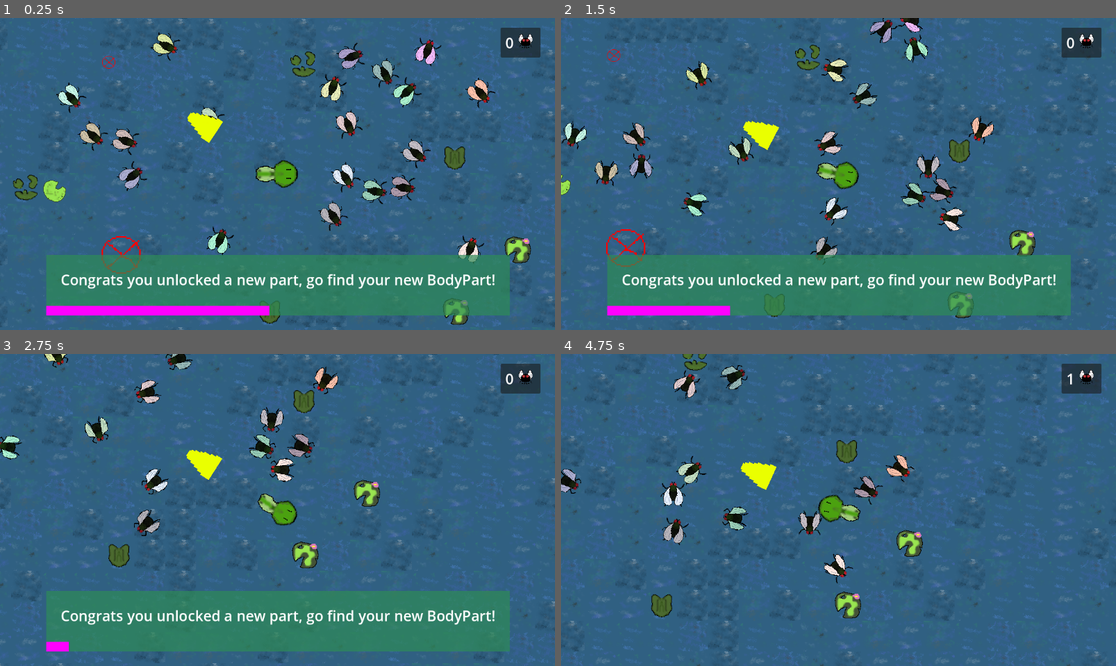
Above: before the commit, frames 1-4 (two rows, left to right).
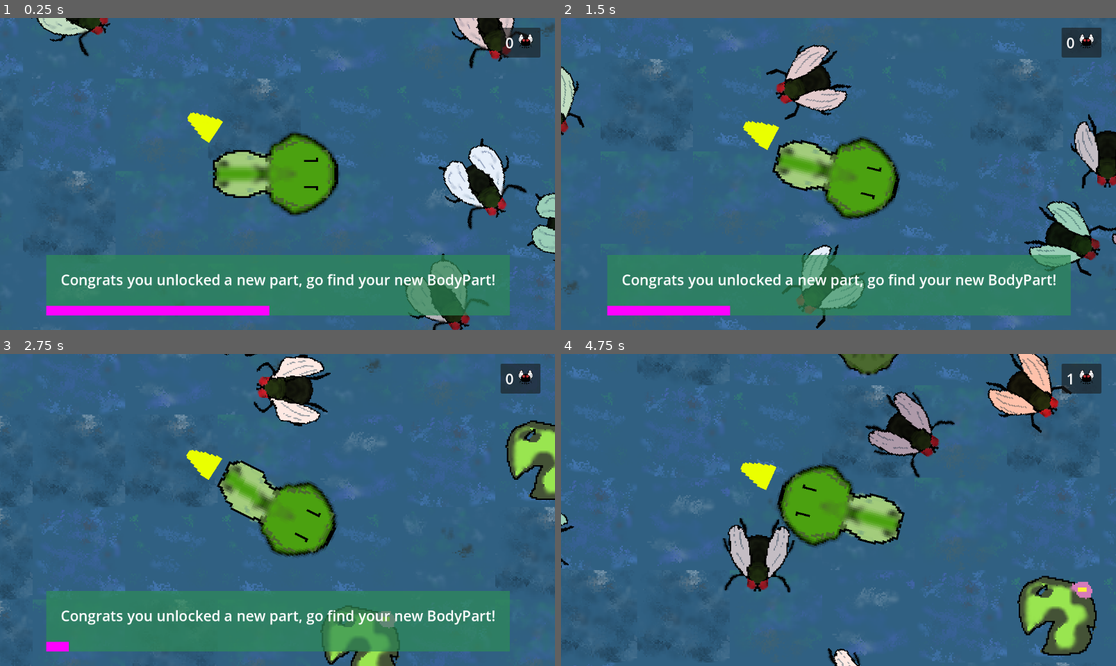
Above: after the commit, the same moments.

Repository: ibricchi/kikkerkoken
Game: Godot game, scene res://swamp.tscn
The game is run twice, just before and just after one commit, with the same random seed, the same clock (stepped at 60 frames per second) and the same inputs.
Inputs:
- Up to frame 1 (0.25 s): no input
- Up to frame 2 (1.5 s): hold D (right) 0.53-1.28 s; hold S (down) from 1.28 s (still down)
- Up to frame 3 (2.75 s): release S (down) at 2.03 s; hold D (right) from 2.03 s (still down)
- Up to frame 4 (4.75 s): release D (right) at 2.78 s; hold W (up) 2.78-3.53 s; hold A (left) from 3.53 s (still down)

The runs differ from the first frame. In frame 1, 19% of the frame differs, in the area x 0-100%, y 0-100%; in frame 2, 19%; in frame 3, 16%; in frame 4, 21%.

Commit message:
Add eye zoom out

Diff:
--- a/scenes/body_part.tscn
+++ b/scenes/body_part.tscn
@@ -1,12 +1,20 @@
-[gd_scene load_steps=3 format=3 uid="uid://cyhyyetpmygov"]
+[gd_scene load_steps=4 format=3 uid="uid://cyhyyetpmygov"]
 
 [ext_resource type="Script" path="res://scripts/body_part.gd" id="1_hqfox"]
 
 [sub_resource type="PlaceholderTexture2D" id="PlaceholderTexture2D_kitde"]
 size = Vector2(40, 40)
 
-[node name="BodyPart" type="Node2D"]
+[sub_resource type="CircleShape2D" id="CircleShape2D_l2wvl"]
+radius = 24.7386
+
+[node name="BodyPart" type="Area2D"]
 script = ExtResource("1_hqfox")
 
 [node name="Sprite2D" type="Sprite2D" parent="."]
 texture = SubResource("PlaceholderTexture2D_kitde")
+
+[node name="VisibleOnScreenNotifier2D" type="VisibleOnScreenNotifier2D" parent="."]
+
+[node name="CollisionShape2D" type="CollisionShape2D" parent="."]
+shape = SubResource("CircleShape2D_l2wvl")
--- a/scripts/body_part.gd
+++ b/scripts/body_part.gd
@@ -1,4 +1,4 @@
-extends Node2D
+extends Area2D
 class_name BodyPart
 
 @export var part_name: String
@@ -8,4 +8,19 @@
 		print($Sprite2D)
 		$Sprite2D.texture = img
 
+var disable_callback: Callable
+
 @export var zoom_multiplier: int = 1
+
+func is_on_screen() -> bool:
+	return $VisibleOnScreenNotifier2D.is_on_screen()
+
+func attach_to_player(obj):
+	if obj is Player:
+		obj.attach_body_part(self)
+		disable_callback.call()
+		get_parent().remove_child(self)
+		self.queue_free()
+
+func _ready():
+	body_entered.connect(attach_to_player)
--- a/scripts/player.gd
+++ b/scripts/player.gd
@@ -8,7 +8,7 @@
 @export var rotation_speed: float = 10
 
 @onready var camera: Camera2D = get_node("camera")
-@onready var zoom: Vector2 = Vector2(1,1):
+@onready var zoom: Vector2 = Vector2(3,3):
 	set(_zoom):
 		zoom = _zoom
 		camera.zoom = zoom
@@ -49,11 +49,12 @@
 		$AnimatedSprite2D.play("swim")
 		$AnimatedSprite2D.speed_scale = 1.6
 
+	if move_and_slide():
+		for i in get_slide_collision_count():
+			var col = get_slide_collision(i)
+			var obj = col.get_collider()
+			if obj is RigidBody2D:
+				obj.apply_force(-col.get_normal() * push_force * delta)
 
-
-
-	if move_and_slide():
-		var col = get_last_slide_collision()
-		var obj = col.get_collider()
-		if obj is RigidBody2D:
-			obj.apply_force(-col.get_normal() * push_force * delta )
+func attach_body_part(obj: BodyPart):
+	self.zoom /= obj.zoom_multiplier
--- a/scripts/swamp.gd
+++ b/scripts/swamp.gd
@@ -25,7 +25,7 @@
 var points: int = 0:
 	set(new_points):
 		points = new_points
-		if points >= points_to_next_part:
+		if not body_part_available and points >= points_to_next_part:
 			points -= points_to_next_part
 			points_to_next_part *= ptnp_mult
 			release_a_new_part()
@@ -33,21 +33,24 @@
 
 ## CREATE BODY PARTS
 @onready var bp_scene = preload("res://scenes/body_part.tscn")
-func eye1() -> BodyPart:
+func eye() -> BodyPart:
 	var eye: BodyPart = bp_scene.instantiate()
 	eye.part_name = "eye"
 	eye.part_img = preload("res://assets/no-image.png")
-	eye.zoom_multiplier = 3
+	eye.zoom_multiplier = 2
 	return eye
 
 @onready var body_parts: Array[Callable] = [
-	eye1
+	eye, eye, eye, eye
 ]
 
+var body_part_available: bool = false
+var target_body_part: BodyPart
 func release_a_new_part():
 	if len(body_parts) > 0:
 		var new_part_idx: int = randi() % len(body_parts)
 		var new_part: BodyPart = body_parts.pop_at(new_part_idx).call()
+		new_part.disable_callback = func(): body_part_available = false
 		add_child(new_part)
 		new_part.position = Vector2(
 			randf_range(random_x_start, random_x_end),
@@ -55,11 +58,14 @@
 		)
 		ui.show_direction_to(new_part)
 		ui.notify("Congrats you unlocked a new part, go find your new %s!" % new_part.name)
+		body_part_available = true
+		target_body_part = new_part
 
 func entered_point_trap(fly: Node2D):
 	if fly is Fly:
 		flies.erase(fly)
 		self.remove_child(fly)
+		fly.queue_free()
 		points += 1
 		spawn_fly()
 
@@ -79,4 +85,5 @@
 
 # Called every frame. 'delta' is the elapsed time since the previous frame.
 func _process(delta: float) -> void:
-	pass
+	if body_part_available and target_body_part.is_on_screen():
+		ui.disable_directions()
--- a/scripts/swamp_ui.gd
+++ b/scripts/swamp_ui.gd
@@ -25,13 +25,15 @@
 	notification_timer.start(duration)
 
 var player: Player
+var camera: Camera2D
 var target: Node2D
 @onready var arrow_container: MarginContainer = $ArrowContainer
 @onready var arrow: TextureRect = $ArrowContainer/Arrow
 func show_direction_to(new_target: Node2D):
-	print(new_target.position)
 	target = new_target
 	arrow_container.visible = true
+func disable_directions():
+	arrow_container.visible = false
 
 func _process(delta: float):
 	notification_progress.value = notification_timer.time_left * 100
Not shown, added: assets/tadpoleeye.png.import
